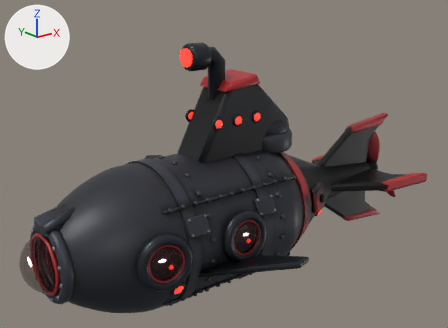
Renders of the glTF model models-src/enemy_gunner.glb from each side of a commit.
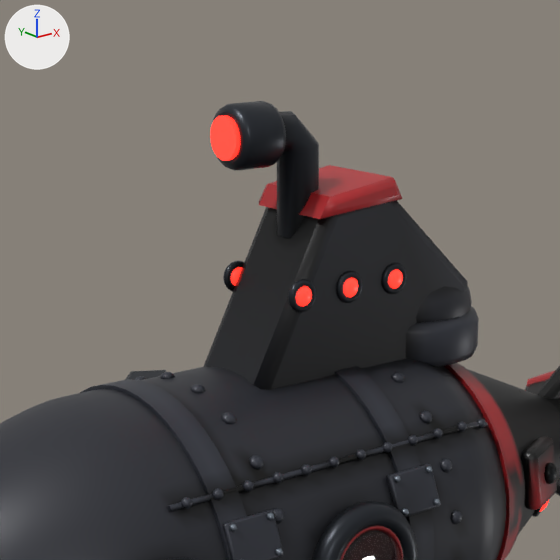
There are two pictures of each version: one whole from a camera (50 mm lens) standing at (-3.57, -4.66, 2.37) and looking at (0.21, 0.07, 0.48), one close up on the part from 21% to 73% of the width and 0% to 71% of the height. The lights are fixed; the arrows at upper left show +X, +Y and +Z. The first two pictures are the older version. Where no turn or scale is listed for an object, it has been applied to the vertices. Vertices at exactly the same position are counted once.

Objects in the first close-up: 'enemy_gunner_body', 'side_detail.001'.
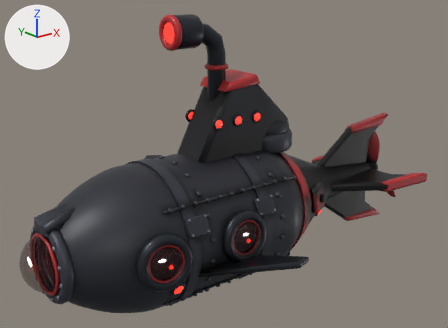
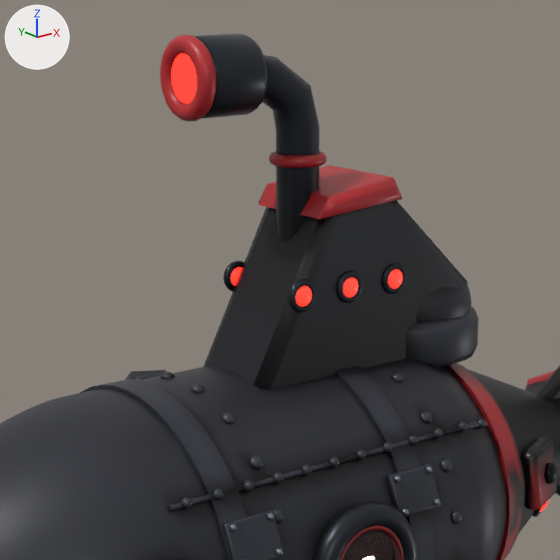
Boxes (x1, y1, x2, y2) around the edits, measured in the close-ups (560 x 560 px; the box of a moved part takes in the faces that stretch with it):
'enemy_gunner_body', reshaped: before (0, 101, 560, 560); after (0, 34, 560, 560)
part 1 of me_enemy_gunner_body, added (red): after (160, 35, 216, 121)
part 2 of me_enemy_gunner_body, added (red): after (269, 151, 326, 168)
part 3 of me_enemy_gunner_body, added (red): after (171, 54, 197, 103)
part 4 of me_enemy_gunner_body, moved or reshaped: before (213, 101, 286, 171); after (195, 34, 268, 119)
part 5 of me_enemy_gunner_body, rebuilt (37% wider, 46% taller): before (277, 111, 319, 238); after (262, 55, 320, 241)
part 6 of me_enemy_gunner_body, deleted (red): before (210, 115, 240, 161)
part 7 of me_enemy_gunner_body, recoloured: (273, 166, 369, 219) in both

What changed in the scene script:
```text
Change me_enemy_gunner_body:
    used by ob_enemy_gunner_body; location = (0.0, 0.0, 0.0)
    remove me_enemy_gunner_body.from_pydata(...)  # 13265 vertices, 25908 faces; spans x -1.98..2.73, y -1.25..1.25, z -0.73..1.73
    add me_enemy_gunner_body.from_pydata(...)  # 13923 vertices, 27224 faces; spans x -1.98..2.73, y -1.25..1.25, z -0.73..1.99
    me_enemy_gunner_body part 1: a new loose piece, a torus around x (ring radius 0.122, tube radius 0.036) spanning x -0.484..-0.414, y -0.157..0.157, z 1.68..1.995, in mat_enemy_red
    me_enemy_gunner_body part 2: a new loose piece, a torus around z (ring radius 0.09, tube radius 0.025) spanning x -0.049..0.179, y -0.114..0.114, z 1.47..1.519, in mat_enemy_red
    me_enemy_gunner_body part 3: a new loose piece, a 24-sided cylinder along x spanning x -0.463..-0.435, y -0.112..0.112, z 1.726..1.949, in mat_enemy_light
    me_enemy_gunner_body part 4: the loose piece of 144 vertices spanning x -0.28..-0.07, y -0.13..0.13, z 1.48..1.73 is scaled about its middle by (1.34, 1.21, 1.21), then moved by (-0.13, 0.0, 0.23)
    me_enemy_gunner_body part 5: the loose piece of 56 vertices spanning x -0.1..0.15, y -0.08..0.08, z 1.19..1.69 is rebuilt with 90 vertices and now spans x -0.22..0.15, y -0.09..0.09, z 1.18..1.92
    me_enemy_gunner_body part 6: the loose piece of 48 vertices spanning x -0.29..-0.28, y -0.09..0.09, z 1.52..1.69 is deleted
    me_enemy_gunner_body part 7: 3903 kept faces spanning x -1.94..2.73, y -1.23..1.19, z -0.73..1.41 get new vertex colours
```
